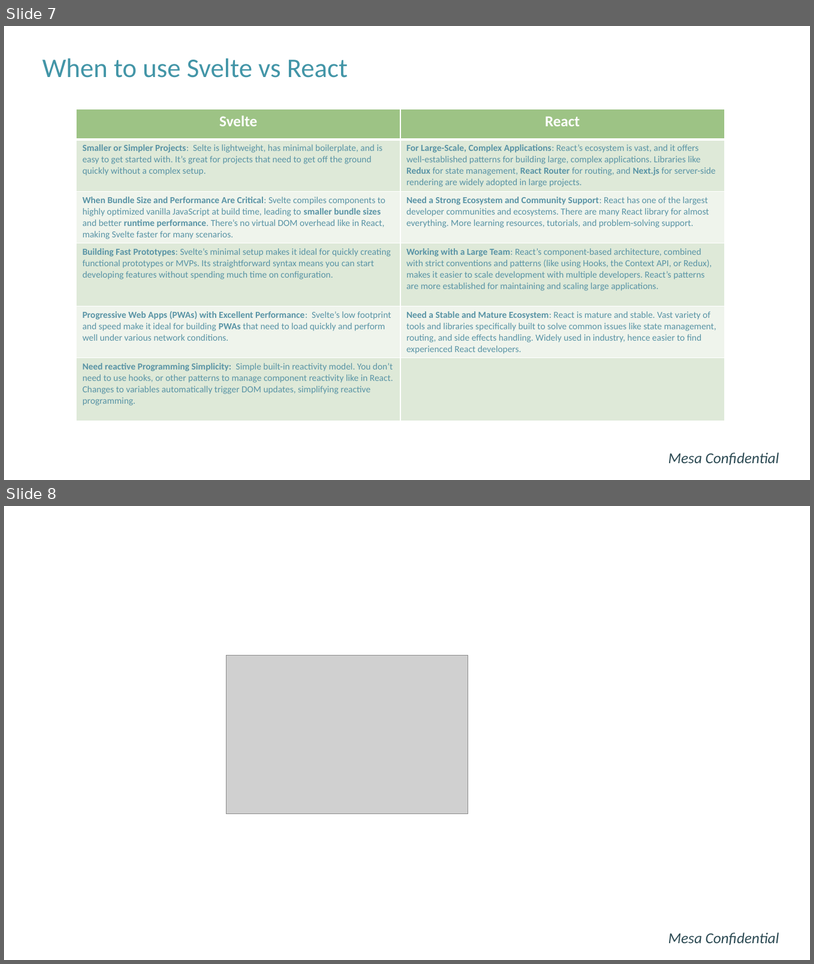
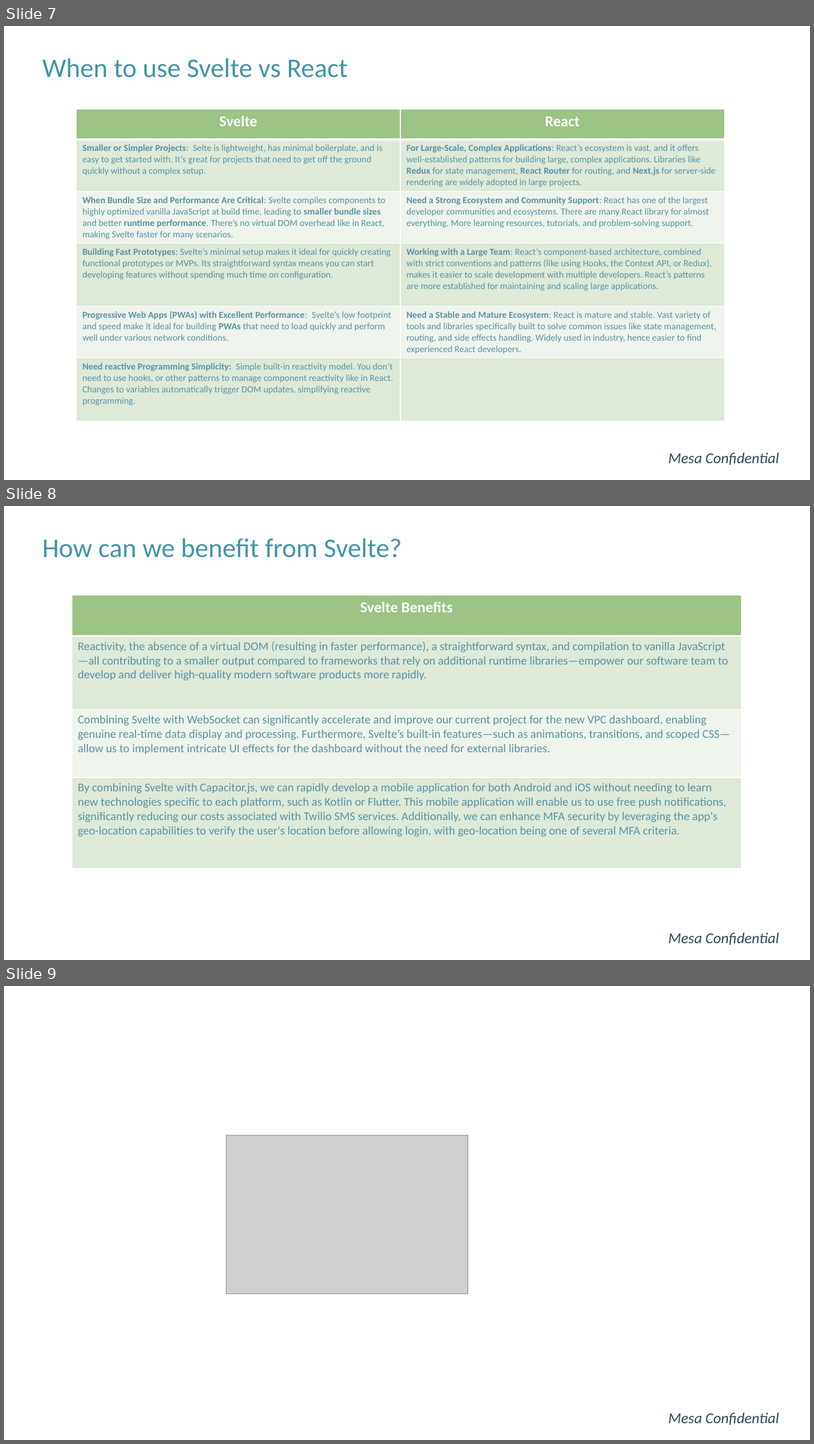
Before and after one commit to hunghpham/MVP-Application-Sensor-Telemetry-System, a slide deck: Power Point Slides/Svelte vs React.pptx. Shown one above the other, each under a label of ours: slides 7 and 8 before the commit, slides 7, 8 and 9 after it. The pictures are 814x964 and 814x1444 pixels, drawn with LibreOffice and Linux fonts; fonts in the diff are those of the drawing; grey boxes stand for pictures; background and template pictures are left out. Boxes give left, top, right and bottom in pixels: in the first picture for what was removed or moved away, otherwise in the second. Text is boxed around its words. In the diff, an @@ line names an element or a change of style, - is before the commit and + after.

Commit message:
-Add updated and completed all power point slides for each technology used in the MVP project discussing their tradeoffs and benefit for us -Move sensor_simulator program into docker so everything runs at once when building docker compose, no need to run it after anymore -Update README.md file to have proper markdowns

```diff
--- a/Power Point Slides/Svelte vs React.pptx
+++ b/Power Point Slides/Svelte vs React.pptx
@@ slide 8 added at [4,506,810,960], background #FFFFFF @@
@@ title added at [42,538,402,558], 32 pt, text #4295A7 @@
+How can we benefit from Svelte?
@@ table added at [72,595,741,868], 4 rows, 1 columns @@
+Svelte Benefits
+Reactivity, the absence of a virtual DOM (resulting in faster performance), a straightforward syntax, and compilation to vanilla JavaScript—all contributing to a smaller output compared to frameworks that rely on additional runtime libraries—empower our software team to develop and deliver high-quality modern software products more rapidly.
+Combining Svelte with WebSocket can significantly accelerate and improve our current project for the new VPC dashboard, enabling genuine real-time data display and processing. Furthermore, Svelte’s built-in features—such as animations, transitions, and scoped CSS—allow us to implement intricate UI effects for the dashboard without the need for external libraries.
+By combining Svelte with Capacitor.js, we can rapidly develop a mobile application for both Android and iOS without needing to learn new technologies specific to each platform, such as Kotlin or Flutter. This mobile application will enable us to use free push notifications, significantly reducing our costs associated with Twilio SMS services. Additionally, we can enhance MFA security by leveraging the app's geo-location capabilities to verify the user's location before allowing login, with geo-location being one of several MFA criteria.
@@ text added at [669,932,780,945], 18 pt, text #2C4A52, italic @@
+Mesa Confidential
@@ what was slide 8 is now slide 9 @@
```
Also in this commit, not shown: 1 slide changed, 19 other files.
